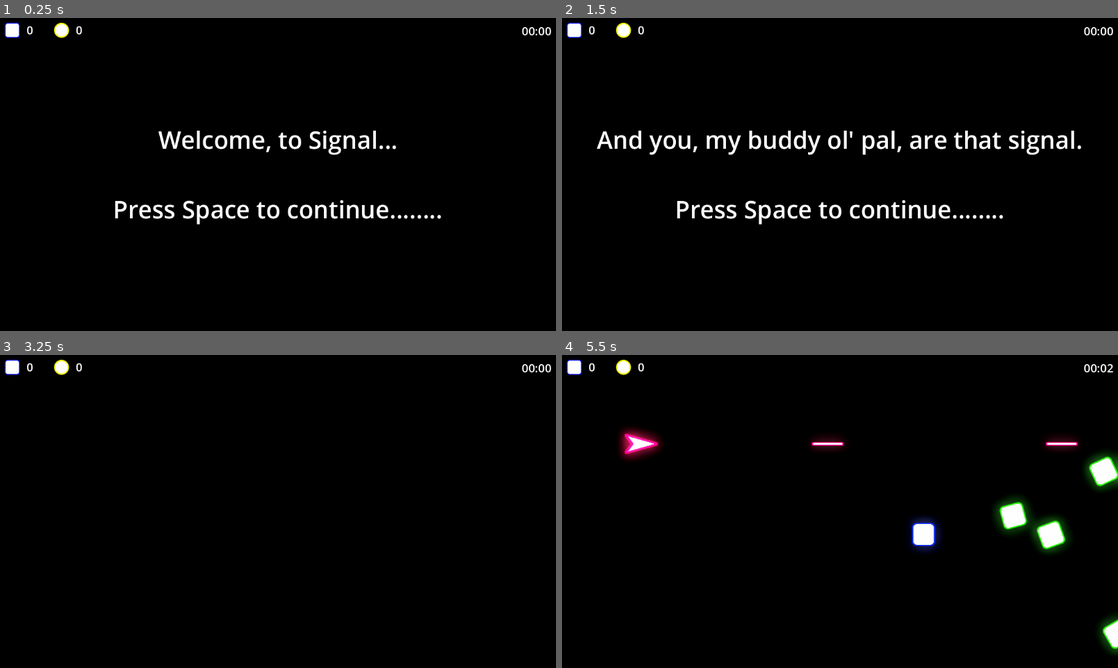
Above: before the commit, frames 1-4 (two rows, left to right).
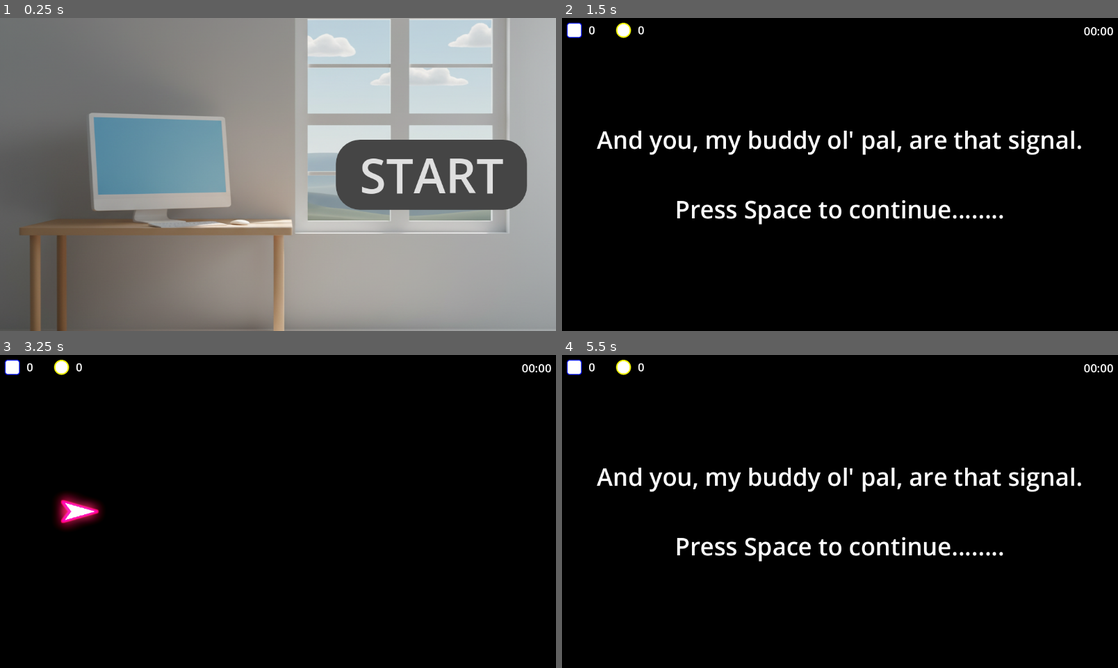
Above: after the commit, the same moments.

Repository: MUmarShahbaz/Signal
Game: Godot game, scene res://components/main_menu/main_menu.tscn
Same seed, same stepped clock (60 frames per second), same inputs: the game is played once before the commit and once after it. Before the commit the project starts from res://components/game/game.tscn.
Inputs (mouse positions are in pixels of both pictures, inside the frame that each line leads up to):
- Up to frame 1 (0.25 s): no input
- Up to frame 2 (1.5 s): click (995, 174) at 0.5 s, where only the run after the commit has a clickable "START"; tap Space (next) at 1.25, 1.35 s; hold Right from 1.28 s (still down)
- Up to frame 3 (3.25 s): tap Space (next) at 2, 2.1, 2.75, 3.05 s; release Right at 2.03 s; hold Down (down) 2.03-2.78 s; hold Right from 2.78 s (still down); tap Alt at 2.85 s
- Up to frame 4 (5.5 s): release Right at 3.53 s; hold Up (up) 3.53-4.28 s; tap Shift at 3.6 s; tap Space (next) at 3.8, 4.35, 5, 5.1 s; hold Left from 4.28 s (still down)

The runs differ from the first frame. In frame 1, 100% of the frame differs, in the area x 0-100%, y 0-100%; in frame 2, nothing differs; in frame 3, 0.8%; in frame 4, 7.0%.

Commit message:
Created Main Menu and Game End

Diff:
--- a/components/game/cleaner.gd
+++ b/components/game/cleaner.gd
@@ -1,11 +1,13 @@
 extends Area2D
 
 var player = preload("res://components/player/player.tscn")
+@export var HUD : Control
 
 func _on_body_entered(body: Node2D) -> void:
 	body.queue_free()
 
 func start():
-	await get_tree().create_timer(1.0).timeout
-	var new_player = player.instantiate()
+	var new_player: Player = player.instantiate()
 	add_sibling(new_player)
+	new_player.get_node("Projectile Launcher").HUD = HUD
+	new_player.tree_exited.connect(Callable($"../CanvasLayer/Game Over", "game_over"))
--- a/components/game/game.tscn
+++ b/components/game/game.tscn
@@ -1,9 +1,10 @@
-[gd_scene load_steps=10 format=3 uid="uid://c7vr34q41akig"]
+[gd_scene load_steps=11 format=3 uid="uid://c7vr34q41akig"]
 
 [ext_resource type="PackedScene" uid="uid://c6p04jixa6vpf" path="res://components/spawner/spawner.tscn" id="1_8im3q"]
 [ext_resource type="PackedScene" uid="uid://v62edcjcgouy" path="res://components/ui/hud.tscn" id="3_k2e6f"]
 [ext_resource type="PackedScene" uid="uid://dkjh28mf0ao1b" path="res://components/ui/intro.tscn" id="4_hp45u"]
 [ext_resource type="Script" uid="uid://c6241pfc8o3sq" path="res://components/game/cleaner.gd" id="5_k45nv"]
+[ext_resource type="PackedScene" uid="uid://ucwt283gkb5" path="res://components/ui/game_over.tscn" id="5_ox8pd"]
 
 [sub_resource type="RectangleShape2D" id="RectangleShape2D_hp45u"]
 size = Vector2(2876, 215)
@@ -25,9 +26,10 @@
 
 [node name="Game" type="Node2D"]
 
-[node name="Cleaner and Player Spawner" type="Area2D" parent="."]
+[node name="Cleaner and Player Spawner" type="Area2D" parent="." node_paths=PackedStringArray("HUD")]
 collision_mask = 14
 script = ExtResource("5_k45nv")
+HUD = NodePath("../CanvasLayer/HUD")
 
 [node name="up" type="CollisionShape2D" parent="Cleaner and Player Spawner"]
 position = Vector2(605, -843.5)
@@ -76,6 +78,9 @@
 
 [node name="Intro" parent="CanvasLayer" instance=ExtResource("4_hp45u")]
 
+[node name="Game Over" parent="CanvasLayer" node_paths=PackedStringArray("HUD") instance=ExtResource("5_ox8pd")]
+HUD = NodePath("../HUD")
+
 [connection signal="body_entered" from="Cleaner and Player Spawner" to="Cleaner and Player Spawner" method="_on_body_entered"]
 [connection signal="start" from="CanvasLayer/Intro" to="Cleaner and Player Spawner" method="start"]
 [connection signal="start" from="CanvasLayer/Intro" to="Virus Spawner" method="enable"]
--- /dev/null
+++ b/components/main_menu/main_menu.gd
@@ -0,0 +1,7 @@
+extends Control
+
+func _on_start_pressed() -> void:
+	$start.queue_free()
+	$AnimationPlayer.play("Play")
+	await $AnimationPlayer.animation_finished
+	get_tree().change_scene_to_file("res://components/game/game.tscn")
--- /dev/null
+++ b/components/main_menu/main_menu.tscn
@@ -0,0 +1,157 @@
+[gd_scene load_steps=9 format=3 uid="uid://d1vsxeriuw0di"]
+
+[ext_resource type="Script" uid="uid://dw5dk8chvpypt" path="res://components/main_menu/main_menu.gd" id="1_7xoae"]
+[ext_resource type="Texture2D" uid="uid://c5j74lj14l0gv" path="res://components/main_menu/bg.png" id="1_xvr1m"]
+
+[sub_resource type="StyleBoxFlat" id="StyleBoxFlat_7xoae"]
+bg_color = Color(0.152476, 0.152476, 0.152476, 1)
+corner_radius_top_left = 50
+corner_radius_top_right = 50
+corner_radius_bottom_right = 50
+corner_radius_bottom_left = 50
+
+[sub_resource type="StyleBoxFlat" id="StyleBoxFlat_c7jga"]
+bg_color = Color(0, 0, 0, 1)
+corner_radius_top_left = 50
+corner_radius_top_right = 50
+corner_radius_bottom_right = 50
+corner_radius_bottom_left = 50
+
+[sub_resource type="StyleBoxFlat" id="StyleBoxFlat_xvr1m"]
+bg_color = Color(0.272655, 0.272655, 0.272655, 1)
+corner_radius_top_left = 50
+corner_radius_top_right = 50
+corner_radius_bottom_right = 50
+corner_radius_bottom_left = 50
+
+[sub_resource type="Animation" id="Animation_7xoae"]
+resource_name = "Play"
+length = 0.5
+tracks/0/type = "value"
+tracks/0/imported = false
+tracks/0/enabled = true
+tracks/0/path = NodePath("bg:scale")
+tracks/0/interp = 1
+tracks/0/loop_wrap = true
+tracks/0/keys = {
+"times": PackedFloat32Array(0, 0.5),
+"transitions": PackedFloat32Array(1, 1),
+"update": 0,
+"values": [Vector2(1, 1), Vector2(10, 10)]
+}
+tracks/1/type = "value"
+tracks/1/imported = false
+tracks/1/enabled = true
+tracks/1/path = NodePath("bg:position")
+tracks/1/interp = 1
+tracks/1/loop_wrap = true
+tracks/1/keys = {
+"times": PackedFloat32Array(0, 0.5),
+"transitions": PackedFloat32Array(1, 1),
+"update": 0,
+"values": [Vector2(0, -188), Vector2(2400, 100)]
+}
+tracks/2/type = "value"
+tracks/2/imported = false
+tracks/2/enabled = true
+tracks/2/path = NodePath("bg:modulate")
+tracks/2/interp = 1
+tracks/2/loop_wrap = true
+tracks/2/keys = {
+"times": PackedFloat32Array(0, 0.5),
+"transitions": PackedFloat32Array(1, 1),
+"update": 0,
+"values": [Color(1, 1, 1, 1), Color(0, 0, 0, 1)]
+}
+
+[sub_resource type="Animation" id="Animation_c7jga"]
+length = 0.001
+tracks/0/type = "value"
+tracks/0/imported = false
+tracks/0/enabled = true
+tracks/0/path = NodePath("bg:scale")
+tracks/0/interp = 1
+tracks/0/loop_wrap = true
+tracks/0/keys = {
+"times": PackedFloat32Array(0),
+"transitions": PackedFloat32Array(1),
+"update": 0,
+"values": [Vector2(1, 1)]
+}
+tracks/1/type = "value"
+tracks/1/imported = false
+tracks/1/enabled = true
+tracks/1/path = NodePath("bg:position")
+tracks/1/interp = 1
+tracks/1/loop_wrap = true
+tracks/1/keys = {
+"times": PackedFloat32Array(0),
+"transitions": PackedFloat32Array(1),
+"update": 0,
+"values": [Vector2(0, -188)]
+}
+tracks/2/type = "value"
+tracks/2/imported = false
+tracks/2/enabled = true
+tracks/2/path = NodePath("bg:modulate")
+tracks/2/interp = 1
+tracks/2/loop_wrap = true
+tracks/2/keys = {
+"times": PackedFloat32Array(0),
+"transitions": PackedFloat32Array(1),
+"update": 0,
+"values": [Color(1, 1, 1, 1)]
+}
+
+[sub_resource type="AnimationLibrary" id="AnimationLibrary_s50wb"]
+_data = {
+&"Play": SubResource("Animation_7xoae"),
+&"RESET": SubResource("Animation_c7jga")
+}
+
+[node name="Control" type="Control"]
+layout_mode = 3
+anchors_preset = 15
+anchor_right = 1.0
+anchor_bottom = 1.0
+grow_horizontal = 2
+grow_vertical = 2
+script = ExtResource("1_7xoae")
+
+[node name="bg" type="TextureRect" parent="."]
+layout_mode = 1
+anchors_preset = 15
+anchor_right = 1.0
+anchor_bottom = 1.0
+offset_top = -188.0
+offset_bottom = 188.0
+grow_horizontal = 2
+grow_vertical = 2
+pivot_offset = Vector2(576, 512)
+texture = ExtResource("1_xvr1m")
+
+[node name="start" type="Button" parent="."]
+layout_mode = 1
+anchors_preset = 6
+anchor_left = 1.0
+anchor_top = 0.5
+anchor_right = 1.0
+anchor_bottom = 0.5
+offset_left = -456.0
+offset_top = -72.5
+offset_right = -60.0
+offset_bottom = 72.5
+grow_horizontal = 0
+grow_vertical = 2
+theme_override_font_sizes/font_size = 100
+theme_override_styles/hover = SubResource("StyleBoxFlat_7xoae")
+theme_override_styles/pressed = SubResource("StyleBoxFlat_c7jga")
+theme_override_styles/normal = SubResource("StyleBoxFlat_xvr1m")
+text = "START"
+
+[node name="AnimationPlayer" type="AnimationPlayer" parent="."]
+libraries = {
+&"": SubResource("AnimationLibrary_s50wb")
+}
+
+[connection signal="pressed" from="start" to="." method="_on_start_pressed"]
--- a/components/player/player.tscn
+++ b/components/player/player.tscn
@@ -6,6 +6,49 @@
 [ext_resource type="Material" uid="uid://b7hsxg70gkk5q" path="res://components/shader/halo.tres" id="4_mpawu"]
 [ext_resource type="PackedScene" uid="uid://b6xjkvh5y3c8j" path="res://components/shot/shot.tscn" id="4_wa6cj"]
 
+[sub_resource type="Animation" id="Animation_kfe3d"]
+length = 0.001
+tracks/0/type = "value"
+tracks/0/imported = false
+tracks/0/enabled = true
+tracks/0/path = NodePath("Sprite:scale")
+tracks/0/interp = 1
+tracks/0/loop_wrap = true
+tracks/0/keys = {
+"times": PackedFloat32Array(0),
+"transitions": PackedFloat32Array(1),
+"update": 0,
+"values": [Vector2(0.01, 0.01)]
+}
+tracks/1/type = "value"
+tracks/1/imported = false
+tracks/1/enabled = true
+tracks/1/path = NodePath("Sprite:rotation")
+tracks/1/interp = 1
+tracks/1/loop_wrap = true
+tracks/1/keys = {
+"times": PackedFloat32Array(0),
+"transitions": PackedFloat32Array(1),
+"update": 0,
+"values": [1.5708]
+}
+
+[sub_resource type="Animation" id="Animation_02tnr"]
+resource_name = "Spawn"
+length = 0.3
+tracks/0/type = "value"
+tracks/0/imported = false
+tracks/0/enabled = true
+tracks/0/path = NodePath("Sprite:scale")
+tracks/0/interp = 1
+tracks/0/loop_wrap = true
+tracks/0/keys = {
+"times": PackedFloat32Array(0, 0.2, 0.3),
+"transitions": PackedFloat32Array(1, 1, 1),
+"update": 0,
+"values": [Vector2(0.01, 0.01), Vector2(1.5, 1.5), Vector2(1, 1)]
+}
+
 [sub_resource type="Animation" id="Animation_wa6cj"]
 resource_name = "down"
 length = 0.5
@@ -144,49 +187,6 @@
 "transitions": PackedFloat32Array(1),
 "update": 0,
 "values": [Vector2(1, 1)]
-}
-
-[sub_resource type="Animation" id="Animation_02tnr"]
-resource_name = "Spawn"
-length = 0.3
-tracks/0/type = "value"
-tracks/0/imported = false
-tracks/0/enabled = true
-tracks/0/path = NodePath("Sprite:scale")
-tracks/0/interp = 1
-tracks/0/loop_wrap = true
-tracks/0/keys = {
-"times": PackedFloat32Array(0, 0.2, 0.3),
-"transitions": PackedFloat32Array(1, 1, 1),
-"update": 0,
-"values": [Vector2(0.01, 0.01), Vector2(1.5, 1.5), Vector2(1, 1)]
-}
-
-[sub_resource type="Animation" id="Animation_kfe3d"]
-length = 0.001
-tracks/0/type = "value"
-tracks/0/imported = false
-tracks/0/enabled = true
-tracks/0/path = NodePath("Sprite:scale")
-tracks/0/interp = 1
-tracks/0/loop_wrap = true
-tracks/0/keys = {
-"times": PackedFloat32Array(0),
-"transitions": PackedFloat32Array(1),
-"update": 0,
-"values": [Vector2(0.01, 0.01)]
-}
-tracks/1/type = "value"
-tracks/1/imported = false
-tracks/1/enabled = true
-tracks/1/path = NodePath("Sprite:rotation")
-tracks/1/interp = 1
-tracks/1/loop_wrap = true
-tracks/1/keys = {
-"times": PackedFloat32Array(0),
-"transitions": PackedFloat32Array(1),
-"update": 0,
-"values": [1.5708]
 }
 
 [sub_resource type="AnimationLibrary" id="AnimationLibrary_pvtfm"]
@@ -246,8 +246,6 @@
 projectile = ExtResource("4_wa6cj")
 force = 100.0
 offset = Vector2(30, 0)
-z_index = null
-interval = null
 
 [node name="Sprite" type="Sprite2D" parent="."]
 material = ExtResource("4_mpawu")
--- a/components/projectile_launcher/projectile_launcher.gd
+++ b/components/projectile_launcher/projectile_launcher.gd
@@ -10,6 +10,7 @@
 @export var offset: Vector2
 @export var z_index: int = 0
 @export var interval: float = 0.5
+@export var HUD: Control
 
 var last_shot: float = 0
 
@@ -32,5 +33,8 @@
 	if is_player:
 		new_projectile.collision_mask = 4
 	character.add_sibling(new_projectile)
+	if character is Player:
+		new_projectile.killed_virus.connect(Callable(HUD, "killed_virus"))
+		new_projectile.killed_hacker.connect(Callable(HUD, "killed_hacker"))
 	new_projectile.set_shooter(character)
 	new_projectile.apply_force(target.normalized()*force*1000)
--- a/components/shot/shot.gd
+++ b/components/shot/shot.gd
@@ -6,6 +6,9 @@
 
 var sprite1 = preload("res://components/shot/sprite1.png")
 var sprite2 = preload("res://components/shot/sprite2.png")
+
+signal killed_virus()
+signal killed_hacker()
 
 func set_shooter(shooter):
 	if shooter is Player:
@@ -16,5 +19,7 @@
 		killzone.collision_mask = 3
 
 func _on_body_entered(body: Node2D) -> void:
+	if body is Virus: emit_signal("killed_virus")
+	if body is Hacker: emit_signal("killed_hacker")
 	body.queue_free()
 	queue_free()
--- /dev/null
+++ b/components/ui/game_over.gd
@@ -0,0 +1,16 @@
+extends Control
+
+@export var HUD : Control
+var waiting:= false
+
+func _process(delta: float) -> void:
+	if waiting and Input.is_action_just_pressed("next"):
+		get_tree().change_scene_to_file("res://components/game/game.tscn")
+
+func game_over():
+	var time = HUD.get_node("Time").text
+	var viruses = HUD.get_node("Kill Count/Virus Counter/Count").text
+	var hackers = HUD.get_node("Kill Count/Hacker Counter/Count").text
+	HUD.queue_free()
+	$Label.text = "GAME OVER!\n\nYou killed %s Viruses and %s Hackers in %s\n\nPress Space to retry....." % [viruses, hackers, time]
+	waiting = true
--- /dev/null
+++ b/components/ui/game_over.tscn
@@ -0,0 +1,24 @@
+[gd_scene load_steps=2 format=3 uid="uid://ucwt283gkb5"]
+
+[ext_resource type="Script" uid="uid://d36ojywd5didj" path="res://components/ui/game_over.gd" id="1_f8edm"]
+
+[node name="Game Over" type="Control"]
+layout_mode = 3
+anchors_preset = 15
+anchor_right = 1.0
+anchor_bottom = 1.0
+grow_horizontal = 2
+grow_vertical = 2
+script = ExtResource("1_f8edm")
+
+[node name="Label" type="Label" parent="."]
+layout_mode = 1
+anchors_preset = 15
+anchor_right = 1.0
+anchor_bottom = 1.0
+grow_horizontal = 2
+grow_vertical = 2
+theme_override_colors/font_color = Color(1, 1, 1, 1)
+theme_override_font_sizes/font_size = 40
+horizontal_alignment = 1
+vertical_alignment = 1
--- a/project.godot
+++ b/project.godot
@@ -11,7 +11,7 @@
 [application]
 
 config/name="Signal"
-run/main_scene="uid://c7vr34q41akig"
+run/main_scene="uid://d1vsxeriuw0di"
 config/features=PackedStringArray("4.4", "GL Compatibility")
 
 [display]
Binary file added: components/main_menu/bg.png
Not shown, added: components/main_menu/bg.png.import
Not shown, added: components/main_menu/main_menu.gd.uid
Not shown, added: components/ui/game_over.gd.uid
